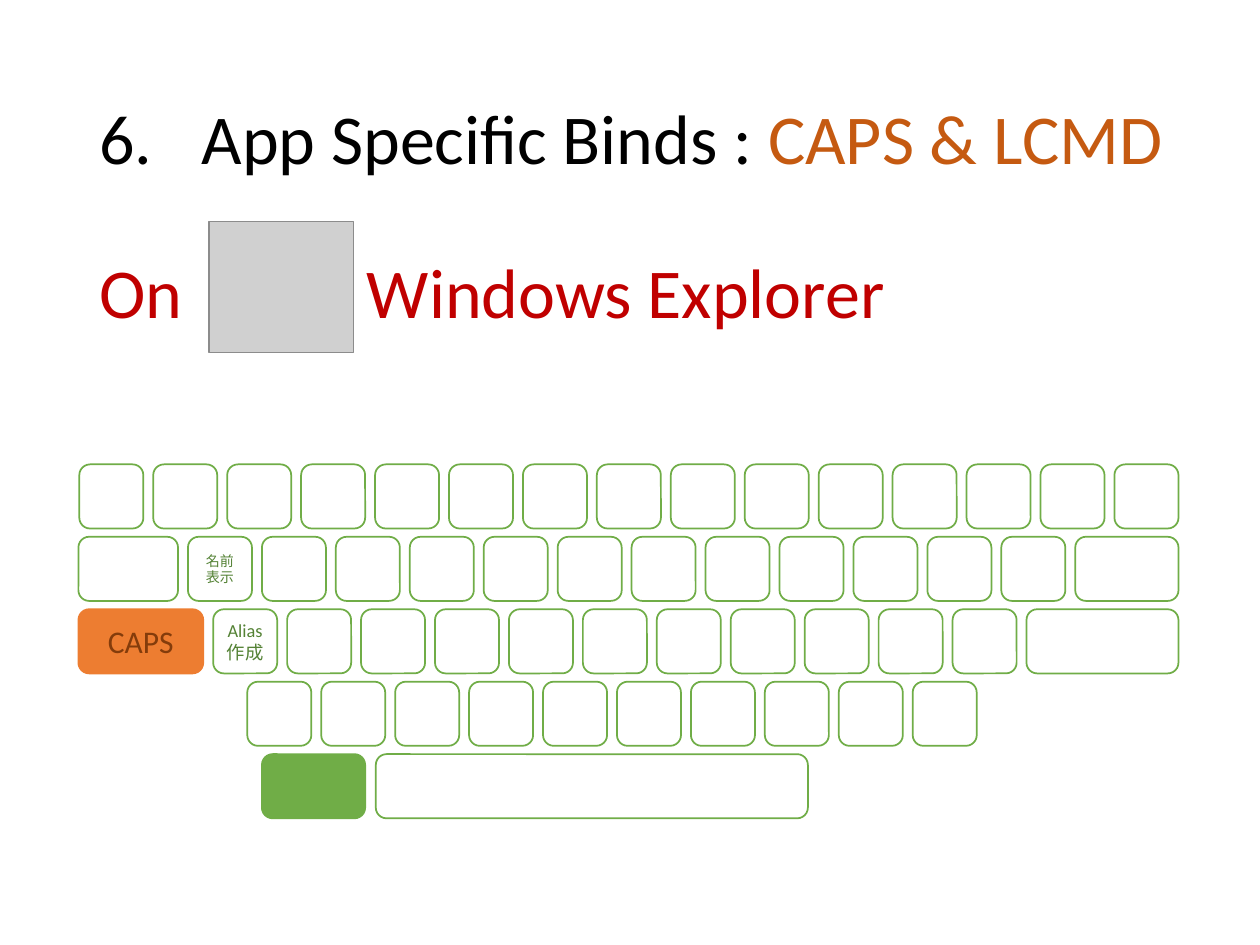
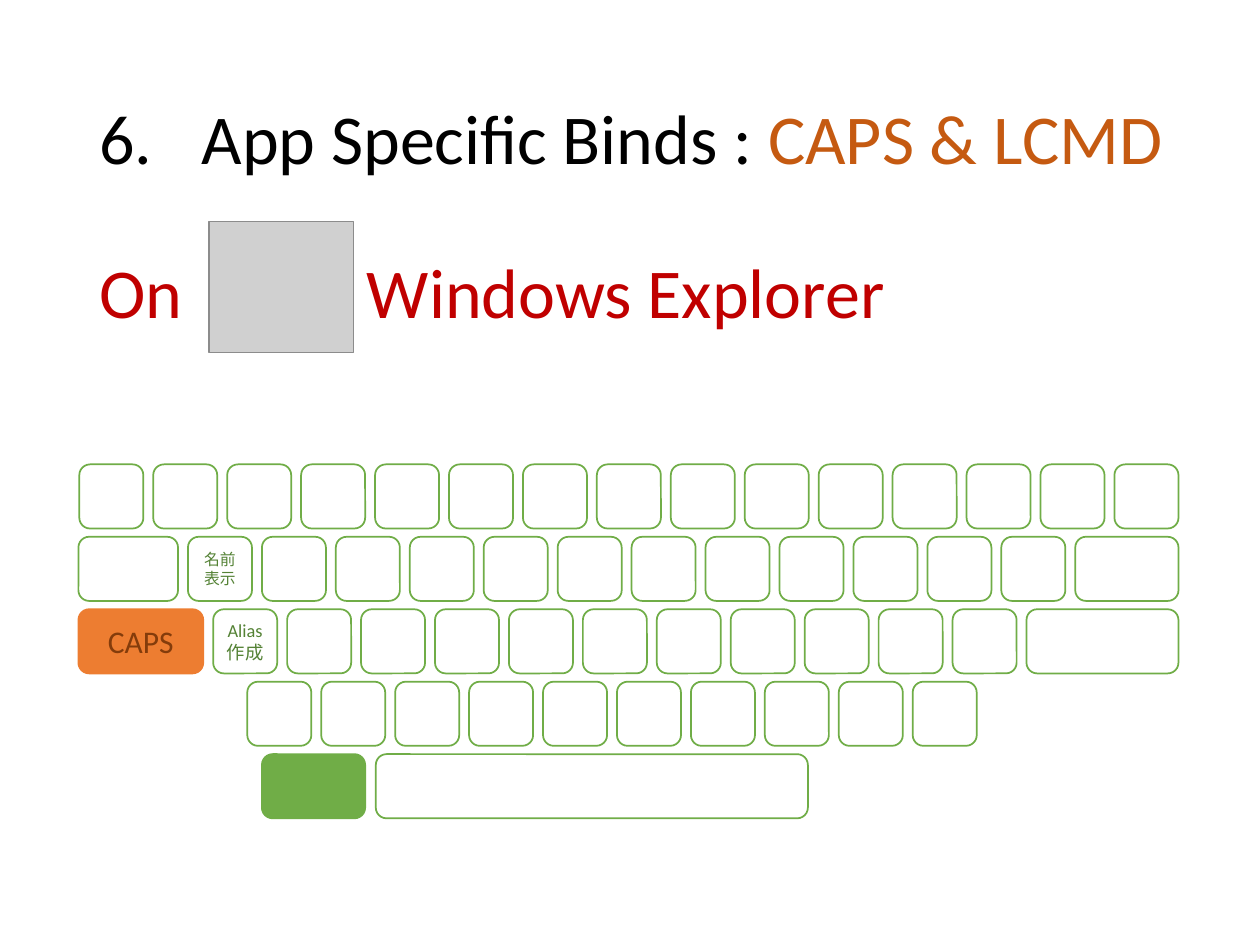
Before and after one commit to ittooo66/myAHK, a slide deck: slide 13 of MANUAL.pptx. Drawn at 1260x945 pixels with LibreOffice and Linux fonts; fonts in the diff are those of the drawing; grey boxes stand for pictures. Boxes give left, top, right and bottom in pixels: in the first picture for what was removed or moved away, otherwise in the second. Text is boxed around its words. In the diff, an @@ line names an element or a change of style, - is before the commit and + after.

```diff
--- a/MANUAL.pptx
+++ b/MANUAL.pptx
@@ rounded rectangle "名前" at [188, 537, 252, 601]: size 8 to 9 pt @@
```
Also in this commit, not shown: 3 other slides changed, 1 other file.
